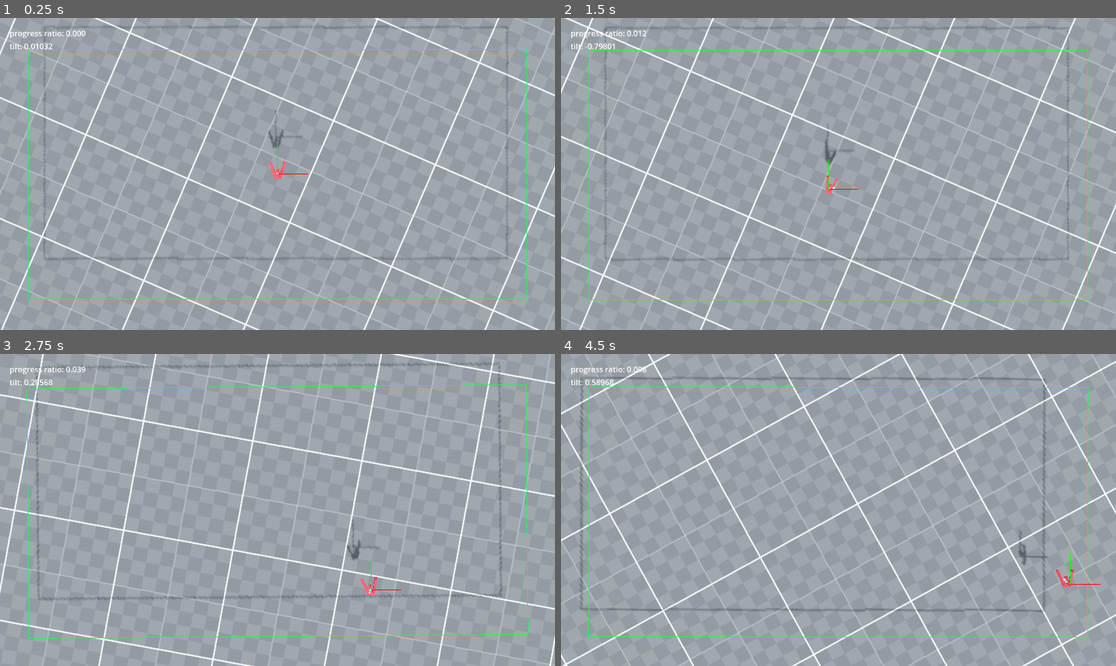
Above: before the commit, frames 1-4 (two rows, left to right).
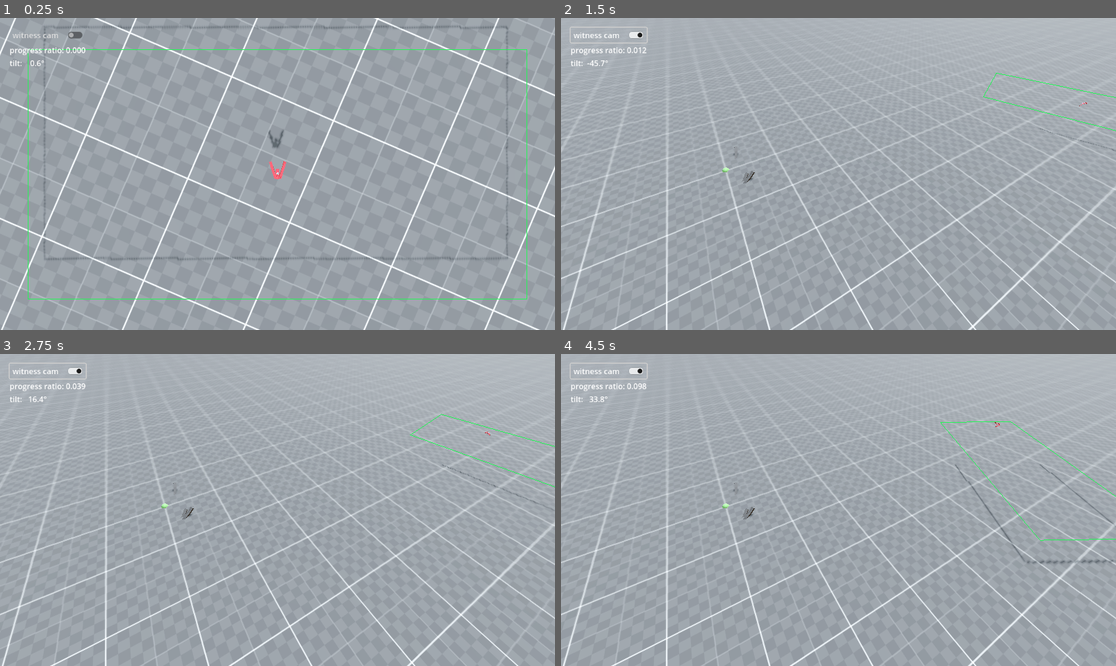
Above: after the commit, the same moments.

Repository: ioxu/star
Game: Godot game, scene res://assets/levels/test_level_two.tscn
Two runs of this game, one before a commit and one after it. Both use one fixed random seed, a clock stepped at 60 frames per second and the inputs below. This scene is started directly instead of the project's main scene.
Inputs (mouse positions are in pixels of both pictures, inside the frame that each line leads up to):
- Up to frame 1 (0.25 s): no input
- Up to frame 2 (1.5 s): click (610, 33) at 0.5 s, where only the run after the commit has a clickable "witness cam"; hold Right (ui_right) from 1.28 s (still down)
- Up to frame 3 (2.75 s): release Right (ui_right) at 2.03 s; hold Down (ui_down) from 2.03 s (still down)
- Up to frame 4 (4.5 s): release Down (ui_down) at 2.78 s; hold Right (ui_right) 2.78-3.53 s; hold Up (ui_up) 3.53-4.28 s; hold Left (ui_left) from 4.28 s (still down)

The runs differ from the first frame. In frame 1, 0.4% of the frame differs, in the area x 1-56%, y 4-51%; in frame 2, 15%; in frame 3, 15%; in frame 4, 16%, in the area x 0-100%, y 0-100%.

Commit message:
witness camera for test level

Diff:
--- a/assets/levels/test_level_two.tscn
+++ b/assets/levels/test_level_two.tscn
@@ -16,9 +16,13 @@
 
 @onready var camera : Camera3D = find_child(\"Camera3D\")
 
+@onready var witness_camera_toggle : CheckButton = find_child(\"witness_camera_toggle\")
 @onready var progress_ratio_label : Label = find_child(\"progress_ratio\")
 @onready var tilt_label : Label = find_child(\"tilt_label\")
 
+@onready var main_camera : Camera3D = find_child(\"Camera3D\")
+@onready var witness_camera : Camera3D = find_child(\"witness_camera\")
+
 var has_looped := false
 
 var last_path_position : Vector3
@@ -26,6 +30,9 @@
 
 func _ready() -> void:
 	pprint(\"_ready()\")
+
+	Input.set_mouse_mode(Input.MOUSE_MODE_VISIBLE)
+
 	#$Player.global_position = camera.global_position * Vector3(1.0, 0.0, 1.0)
 	$Player.global_position = path_follow.global_position * Vector3(1.0, 0.0, 1.0)
 	last_path_position = path_follow.global_position
@@ -62,11 +69,19 @@
 	#---------------------------------------------------------------------------
 
 
-	tilt_label.text = \"tilt: %0.5f\"%$Player.rotation.z
+	tilt_label.text = \"tilt:%7.1f°\"%[ rad_to_deg($Player.rotation.z)]
 
 
 func pprint(thing) -> void:
 	print(\"[test level two] %s\"%thing)
+
+
+func _on_witness_camera_toggle_toggled(toggled_on: bool) -> void:
+	if toggled_on:
+		witness_camera.make_current()
+	else:
+		main_camera.make_current()
+
 "
 
 [sub_resource type="ProceduralSkyMaterial" id="ProceduralSkyMaterial_qdmn5"]
@@ -256,6 +271,7 @@
 [sub_resource type="Animation" id="Animation_3abyr"]
 resource_name = "path_ratio"
 length = 60.0
+loop_mode = 1
 tracks/0/type = "bezier"
 tracks/0/imported = false
 tracks/0/enabled = true
@@ -302,6 +318,10 @@
 
 [node name="VBoxContainer" type="VBoxContainer" parent="CanvasLayer/Control/MarginContainer"]
 layout_mode = 2
+
+[node name="witness_camera_toggle" type="CheckButton" parent="CanvasLayer/Control/MarginContainer/VBoxContainer"]
+layout_mode = 2
+text = "witness cam"
 
 [node name="progress_ratio" type="Label" parent="CanvasLayer/Control/MarginContainer/VBoxContainer"]
 layout_mode = 2
@@ -370,7 +390,7 @@
 curve = SubResource("Curve3D_0vh3s")
 
 [node name="PathFollow3D" type="PathFollow3D" parent="action/Path3D"]
-transform = Transform3D(-0.9182026, 0, -0.39592218, 0, 1, 0, 0.39592218, 0, -0.9182026, 227, 0, -865)
+transform = Transform3D(-0.91817176, 0, -0.39590892, 0, 1, 0, 0.39590892, 0, -0.91817176, 227, 0, -865)
 cubic_interp = false
 tilt_enabled = false
 
@@ -395,3 +415,5 @@
 
 [node name="witness_camera" type="Camera3D" parent="."]
 transform = Transform3D(0.49999997, -0.628723, 0.5955732, 0, 0.6877086, 0.72598684, -0.8660255, -0.36299336, 0.34385425, 352.52307, 255.5, -51.889557)
+
+[connection signal="toggled" from="CanvasLayer/Control/MarginContainer/VBoxContainer/witness_camera_toggle" to="." method="_on_witness_camera_toggle_toggled"]
--- a/assets/player/player.tscn
+++ b/assets/player/player.tscn
@@ -47,7 +47,6 @@
 [node name="Player" type="CharacterBody3D"]
 collision_mask = 10
 script = ExtResource("1_h6syq")
-draw_debug = true
 
 [node name="hitbox" type="CollisionShape3D" parent="."]
 transform = Transform3D(1, 0, 0, 0, 1, 0, 0, 0, 1, -0.196, 0, -1.107)
